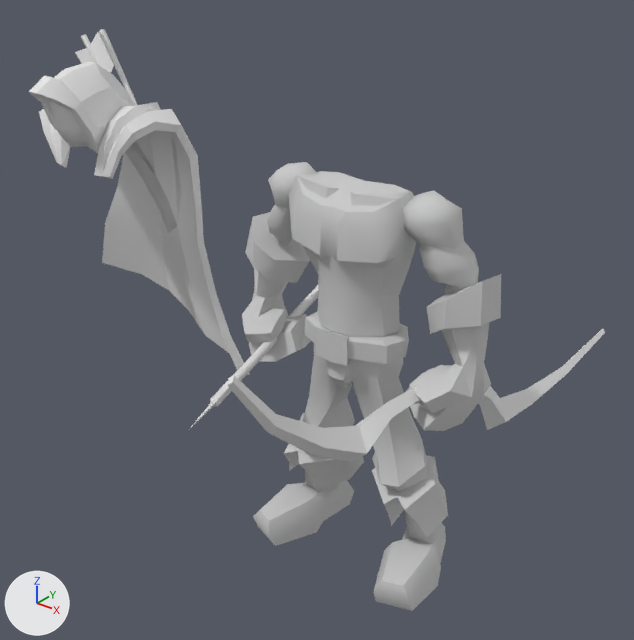
One commit to the FBX model Assets/Meshes/Archer.FBX: the scene before it, then after it.
One viewpoint serves both versions: a 50 mm camera at (3.22, -2.54, 2.64) aimed at (1.02, 0.22, 0.93). The lights are fixed; the arrows at lower left show +X, +Y and +Z. Where no turn or scale is listed for an object, it has been applied to the vertices.

Names of what the first picture shows: 'Archer_ArmL', 'Archer_ArmR', 'Archer_Arrow', 'Archer_Body', 'Archer_Bow', 'Archer_Cape', 'Archer_Trousers'.
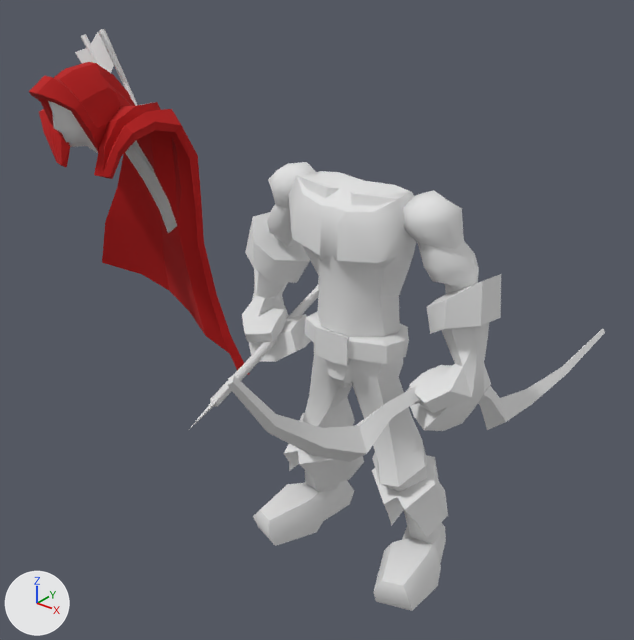
What differs and where, as boxes [x1, y1, x2, y2] in the pictures (634 x 640 px):
'Archer_Cape', recoloured (grey to red)
    both: [29, 31, 249, 375]
'Archer_Trousers', recoloured
    both: [253, 311, 448, 611]
'Archer_Body', recoloured
    both: [289, 171, 416, 337]
'Archer_ArmL', recoloured
    both: [403, 190, 501, 431]
'Archer_ArmR', recoloured
    both: [242, 162, 316, 362]
part 1 of me_mesh_005, recoloured
    both: [75, 29, 177, 233]
part 2 of me_mesh_005, recoloured
    both: [48, 101, 98, 153]
part 3 of me_mesh_005, recoloured (grey to red)
    both: [29, 62, 249, 375]

Patch to the scene script:
```diff
--- a/Assets/Meshes/Archer.FBX.py
+++ b/Assets/Meshes/Archer.FBX.py
@@ mat_01___default @@
 mat_01___default = principled_material('01 - Default')
-mat_01___default.base_color = (0.588, 0.588, 0.588)  # light grey #cacaca
+mat_01___default.base_color = (0.765, 0.765, 0.765)  # light grey #e3e3e3
 mat_01___default.roughness = 0.859
@@ mat_alliancecolor @@
+mat_alliancecolor = principled_material('AllianceColor')
+mat_alliancecolor.base_color = (0.475, 0.0, 0.0)  # red #b70000
+mat_alliancecolor.roughness = 0.859
@@ me_mesh @@
 me_mesh.from_pydata(...)  # 23 vertices, 32 faces; spans x -0.079..0.325, y -1.212..0.103, z -0.121..0.076
+me_mesh.materials.append(mat_01___default)  # light grey #e3e3e3
@@ me_mesh_006 @@
 me_mesh_006.from_pydata(...)  # 48 vertices, 92 faces; spans x -0.19..0.24, y -0.95..1.02, z -0.31..0.43
+me_mesh_006.materials.append(mat_01___default)  # light grey #e3e3e3
@@ me_mesh_005 @@
 me_mesh_005.from_pydata(...)  # 260 vertices, 462 faces; spans x -0.36..0.76, y -0.39..0.38, z -1.33..0.27
 # used by ob_archer_cape; location = (-0.241, 0.0, 1.777)
+# me_mesh_005 part 1: 104 of the faces centred in x -0.32..0.44, y 0.19..0.36, z -0.64..0.27 switch from no material to mat_01___default (light grey #e3e3e3)
+# me_mesh_005 part 2: 43 of the faces centred in x 0.16..0.33, y -0.31..-0.17, z -0.14..0.08 switch from no material to mat_01___default (light grey #e3e3e3)
+# me_mesh_005 part 3: 315 of the faces centred in x -0.13..0.73, y -0.38..0.33, z -1.26..0.2 switch from no material to mat_alliancecolor (red #b70000)
```
